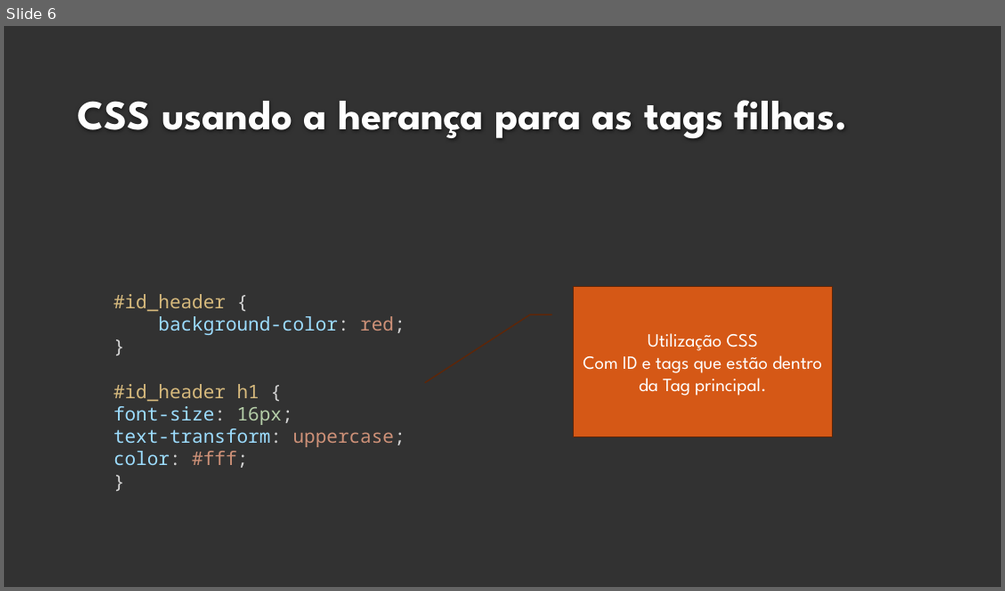
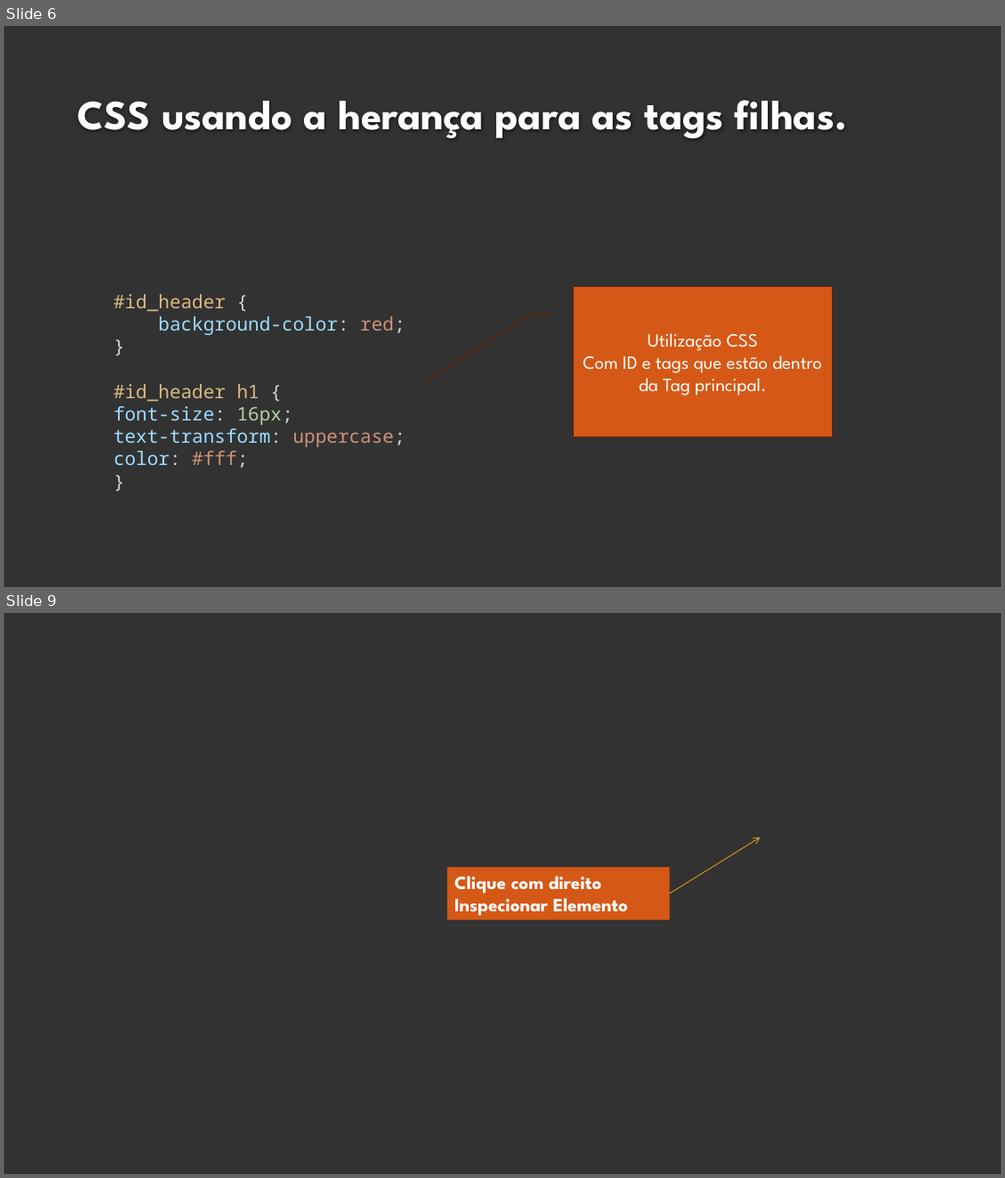
Before and after one commit to fabio-sudo/Curso_JS, a slide deck: HTML_CSS/Material_Html/5 - HTML - CSS.pptx. Shown one above the other, each under a label of ours: slide 6 before the commit, slides 6 and 9 after it; the slides between them are not shown. The pictures are 1005x591 and 1005x1178 pixels, drawn with LibreOffice and Linux fonts; fonts in the diff are those of the drawing; background and template pictures are left out. Boxes give left, top, right and bottom in pixels: in the first picture for what was removed or moved away, otherwise in the second. Text is boxed around its words. In the diff, an @@ line names an element or a change of style, - is before the commit and + after.

```diff
--- a/HTML_CSS/Material_Html/5 - HTML - CSS.pptx
+++ b/HTML_CSS/Material_Html/5 - HTML - CSS.pptx
@@ slide 9 added at bbox=[4, 613, 1001, 1174], background picture (left out) @@
@@ arrow added from (670, 893) to (760, 837), #E19825 0.75 pt @@
@@ rectangle added at bbox=[447, 868, 671, 920], fill #D55816, 18 pt, text #FFFFFF, bold @@
+Clique com direito
+Inspecionar Elemento
```
Also in this commit, not shown: 12 other slides added, 1 slide removed, 7 other files.
